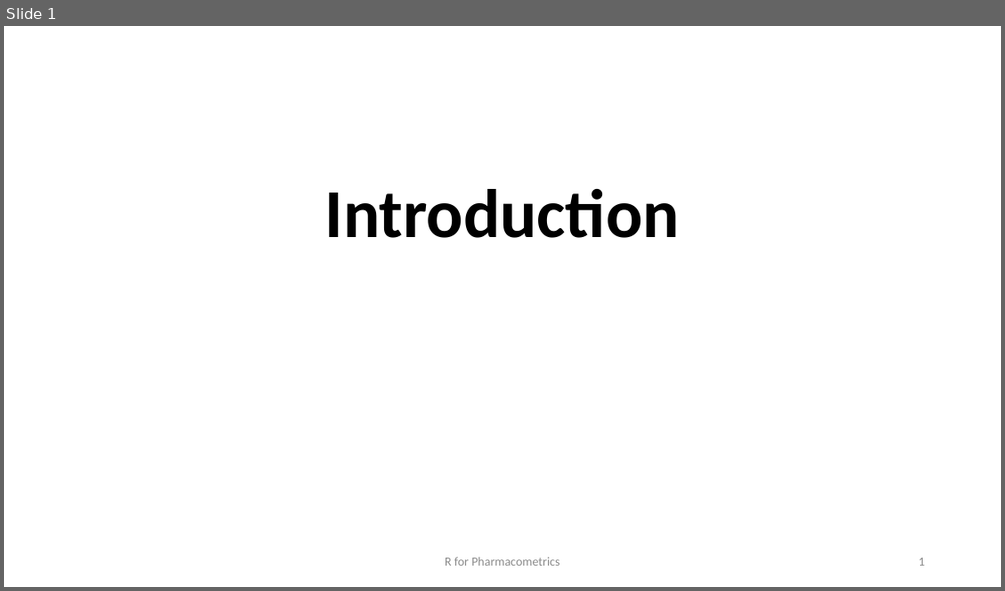
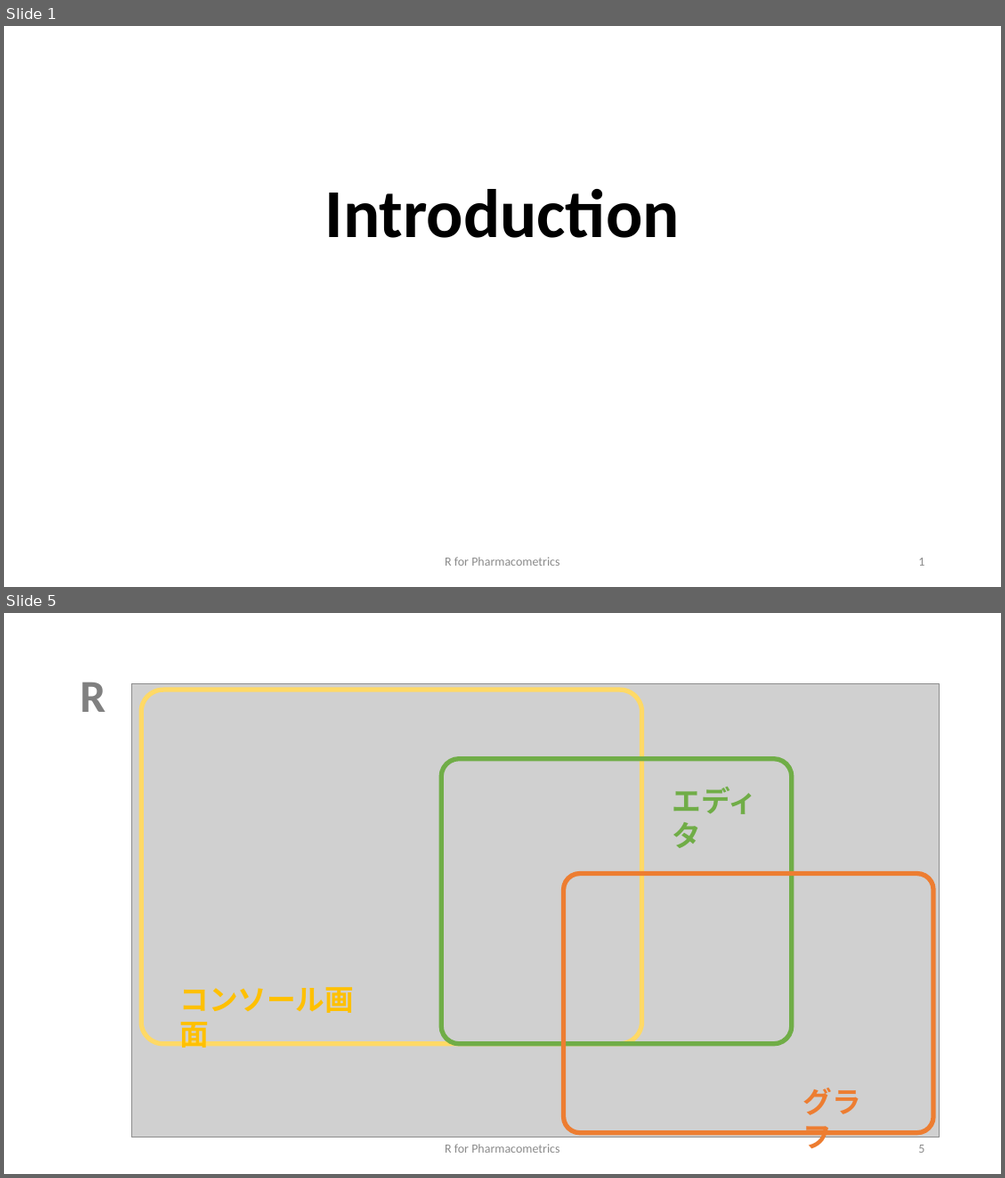
Before and after one commit to MasatoFukae/R-for-PMx, a slide deck: sample/0_introduction.pptx. Shown one above the other, each under a label of ours: slide 1 before the commit, slides 1 and 5 after it; the slides between them are not shown. The pictures are 1005x591 and 1005x1178 pixels, drawn with LibreOffice and Linux fonts; fonts in the diff are those of the drawing; grey boxes stand for pictures. Boxes give left, top, right and bottom in pixels: in the first picture for what was removed or moved away, otherwise in the second. Text is boxed around its words. In the diff, an @@ line names an element or a change of style, - is before the commit and + after.

```diff
--- a/sample/0_introduction.pptx
+++ b/sample/0_introduction.pptx
@@ slide 5 added at (x1=4, y1=613, x2=1001, y2=1174), background #FFFFFF @@
@@ title added at (x1=80, y1=682, x2=105, y2=712), 44 pt, text #808080, bold @@
+R
@@ group added at (x1=132, y1=683, x2=938, y2=1155): 3 rounded rectangles, 3 texts, 1 picture @@
+コンソール画面
+エディタ
+グラフ
@@ text added at (x1=445, y1=1143, x2=559, y2=1152), 12 pt, text #8C8C8C @@
+R for Pharmacometrics
@@ page number added at (x1=918, y1=1144, x2=924, y2=1152), 12 pt, text #8C8C8C @@
+5
```
Also in this commit, not shown: 2 slides changed, 7 other slides added.
